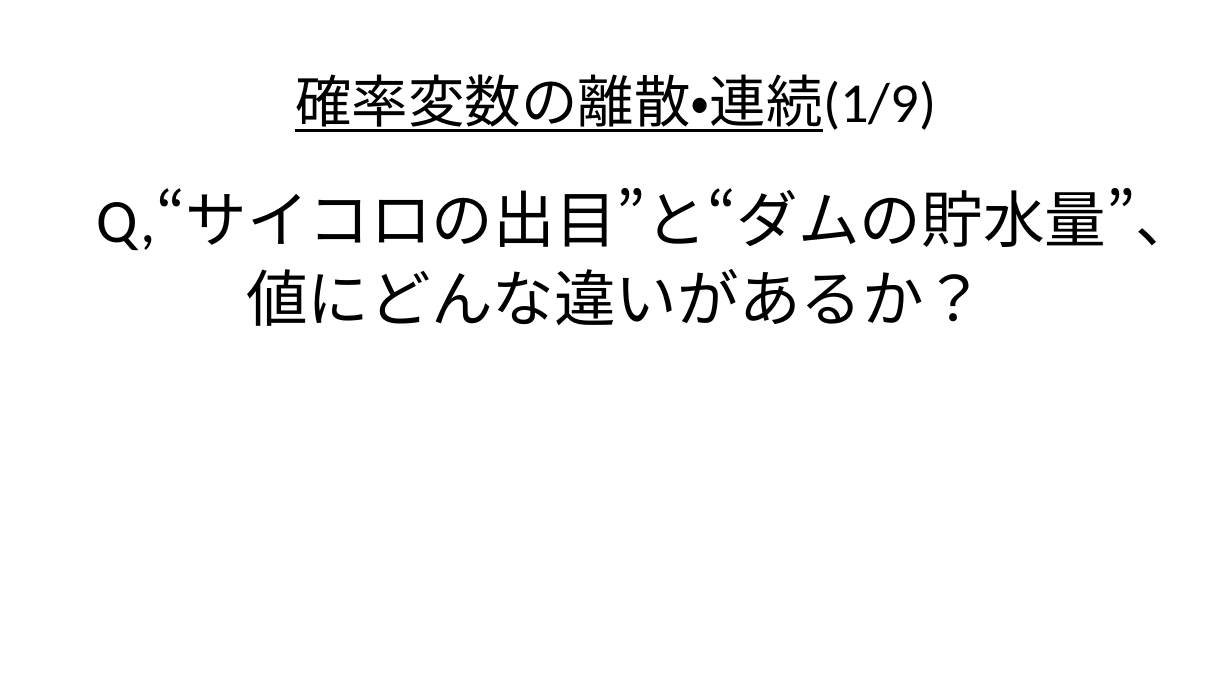
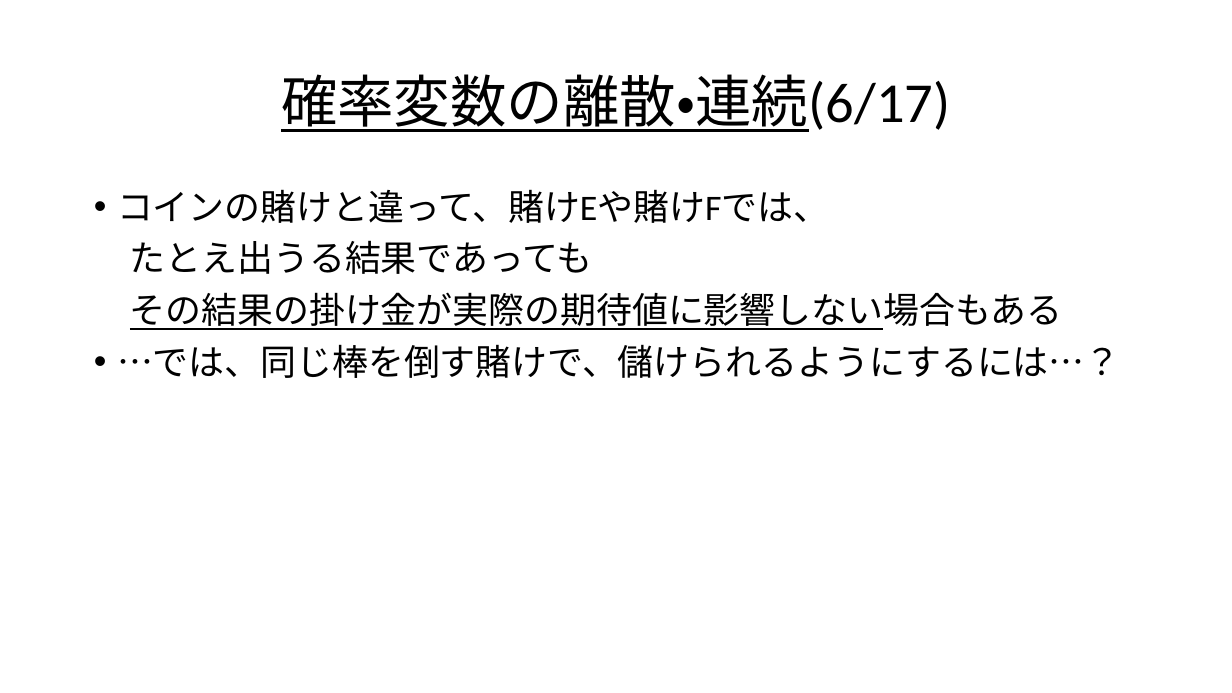
Before and after one commit to Ryo-KATAYAMA/Senior_Project, a slide deck: slide 52 of Chapter4_1.pptx (slide 29 before the commit). Drawn at 1232x693 pixels with LibreOffice and Linux fonts; fonts in the diff are those of the drawing. Boxes give left, top, right and bottom in pixels: in the first picture for what was removed or moved away, otherwise in the second. Text is boxed around its words. In the diff, an @@ line names an element or a change of style, - is before the commit and + after.

```diff
--- a/Chapter4_1.pptx
+++ b/Chapter4_1.pptx
@@ title at bbox=[281, 74, 951, 132]: text changed @@
-確率変数の離散・連続(1/9)
+確率変数の離散・連続(6/17)
@@ text at bbox=[117, 189, 1121, 378]: text changed; size 48 to 28 pt @@
-Q,“サイコロの出目”と“ダムの貯水量”、
-値にどんな違いがあるか？
+• コインの賭けと違って、賭けEや賭けFでは、
+たとえ出うる結果であっても
+その結果の掛け金が実際の期待値に影響しない場合もある
+• …では、同じ棒を倒す賭けで、儲けられるようにするには…？
```
Also in this commit, not shown: 32 other slides changed, 30 slides added, 4 slides removed.
